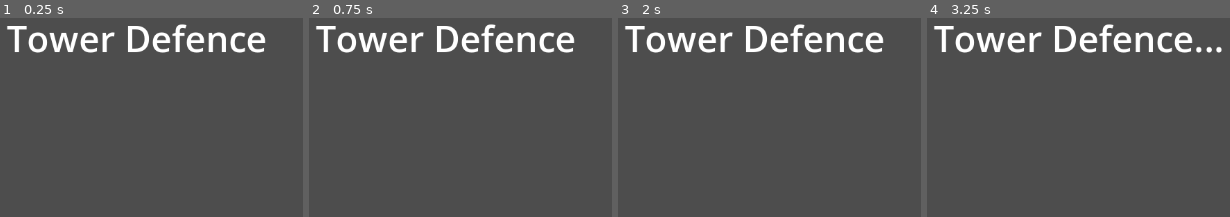
Above: before the commit, frames 1-4 (left to right).
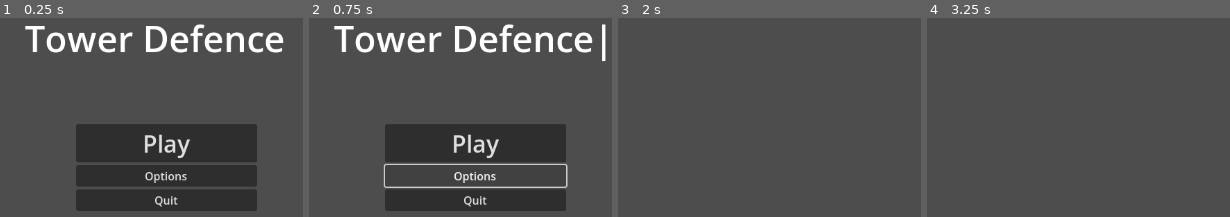
Above: after the commit, the same moments.

Repository: parazit1k/TowerDefence
Game: Godot game, scene res://start_screen.tscn
Same seed, same stepped clock (60 frames per second), same inputs: the game is played once before the commit and once after it.
Inputs (mouse positions are in pixels of both pictures, inside the frame that each line leads up to):
- Up to frame 1 (0.25 s): no input
- Up to frame 2 (0.75 s): click (475, 175) at 0.5 s, where only the run after the commit has a clickable "Options"
- Up to frame 3 (2 s): click (784, 143) at 1.25 s, where only the run after the commit has a clickable "Play"
- Up to frame 4 (3.25 s): click (1093, 41) at 2.02 s

The runs differ from the first frame. In frame 1, 30% of the frame differs, in the area x 2-94%, y 3-97%; in frame 2, 25%; in frame 3, 4.4%; in frame 4, 4.5%.

Commit message:
some changes

Diff:
--- /dev/null
+++ b/enemy.gd
@@ -0,0 +1,12 @@
+extends Node2D
+
+@export var speed = 1
+
+# Called when the node enters the scene tree for the first time.
+func _ready():
+	pass # Replace with function body.
+
+
+# Called every frame. 'delta' is the elapsed time since the previous frame.
+func _process(delta):
+	get_parent().set_progress(get_parent().get_progress() + speed * delta)
--- /dev/null
+++ b/enemy.tscn
@@ -0,0 +1,19 @@
+[gd_scene load_steps=4 format=3 uid="uid://d0xcsj7q00bvc"]
+
+[ext_resource type="Script" path="res://enemy.gd" id="1_qabwc"]
+[ext_resource type="Texture2D" uid="uid://bhfyig2dsuf5n" path="res://icon.svg" id="2_t7fsh"]
+
+[sub_resource type="RectangleShape2D" id="RectangleShape2D_wx4qi"]
+size = Vector2(124, 124)
+
+[node name="enemy" type="Node2D"]
+script = ExtResource("1_qabwc")
+
+[node name="Area2D" type="Area2D" parent="."]
+scale = Vector2(10.1505, 8.03034)
+
+[node name="CollisionShape2D" type="CollisionShape2D" parent="Area2D"]
+shape = SubResource("RectangleShape2D_wx4qi")
+
+[node name="Sprite2D" type="Sprite2D" parent="Area2D"]
+texture = ExtResource("2_t7fsh")
--- /dev/null
+++ b/playing_area.gd
@@ -0,0 +1,18 @@
+extends Node2D
+
+@export var onScreen = false
+@export var enemy = preload("res://enemy.gd")
+
+@onready var spawner = $Path2D/PathFollow2D
+
+# Called when the node enters the scene tree for the first time.
+func _ready():
+	pass # Replace with function body.
+
+
+# Called every frame. 'delta' is the elapsed time since the previous frame.
+func _process(delta):
+	if not onScreen:
+		print("spawned")
+		spawner.add_child(enemy.new())
+		onScreen = true
--- /dev/null
+++ b/playing_area.tscn
@@ -0,0 +1,21 @@
+[gd_scene load_steps=3 format=3 uid="uid://dwxfvhhped86u"]
+
+[ext_resource type="Script" path="res://playing_area.gd" id="1_bh1q8"]
+
+[sub_resource type="Curve2D" id="Curve2D_rl7p6"]
+_data = {
+"points": PackedVector2Array(0, 0, 0, 0, 79, 67, 0, 0, 0, 0, 0, 0)
+}
+point_count = 2
+
+[node name="playingArea" type="Node2D"]
+script = ExtResource("1_bh1q8")
+
+[node name="Path2D" type="Path2D" parent="."]
+scale = Vector2(11.5316, 8.02985)
+curve = SubResource("Curve2D_rl7p6")
+
+[node name="PathFollow2D" type="PathFollow2D" parent="Path2D"]
+position = Vector2(51.9707, 44.0764)
+rotation = -2.4382
+progress = 35.457
--- a/project.godot
+++ b/project.godot
@@ -14,3 +14,7 @@
 run/main_scene="res://start_screen.tscn"
 config/features=PackedStringArray("4.1", "Forward Plus")
 config/icon="res://icon.svg"
+
+[display]
+
+window/stretch/aspect="expand"
--- a/start_screen.gd
+++ b/start_screen.gd
@@ -16,7 +16,7 @@
 	pass
 
 func _do_lines():
-	await get_tree().create_timer(0.3).timeout
+	await get_tree().create_timer(0.5).timeout
 	if do_line:
 		if line:
 			title.text = title.text.substr(0, title.text.length() - 1)
@@ -52,3 +52,7 @@
 
 	titleButton.disabled = false
 	do_line = true
+
+
+func _on_button_pressed():
+	get_tree().change_scene_to_file("res://playing_area.tscn")
--- a/start_screen.tscn
+++ b/start_screen.tscn
@@ -13,9 +13,9 @@
 
 [node name="game_title" type="Label" parent="."]
 layout_mode = 0
-offset_left = 337.0
+offset_left = 363.0
 offset_top = 105.0
-offset_right = 803.0
+offset_right = 830.0
 offset_bottom = 226.0
 theme_override_font_sizes/font_size = 52
 text = "Tower Defence"
@@ -23,10 +23,39 @@
 
 [node name="title_button" type="Button" parent="game_title"]
 self_modulate = Color(1, 1, 1, 0)
+layout_mode = 1
+anchors_preset = 8
+anchor_left = 0.5
+anchor_top = 0.5
+anchor_right = 0.5
+anchor_bottom = 0.5
+offset_left = -254.5
+offset_top = -60.5
+offset_right = 187.5
+offset_bottom = 68.5
+grow_horizontal = 2
+grow_vertical = 2
+
+[node name="VBoxContainer" type="VBoxContainer" parent="."]
 layout_mode = 0
-offset_left = 11.0
-offset_top = 2.0
-offset_right = 453.0
-offset_bottom = 131.0
+offset_left = 437.0
+offset_top = 289.0
+offset_right = 698.0
+offset_bottom = 559.0
+
+[node name="start" type="Button" parent="VBoxContainer"]
+layout_mode = 2
+theme_override_font_sizes/font_size = 34
+text = "Play"
+
+[node name="Button2" type="Button" parent="VBoxContainer"]
+layout_mode = 2
+text = "Options"
+
+[node name="Button3" type="Button" parent="VBoxContainer"]
+layout_mode = 2
+text = "Quit
+"
 
 [connection signal="pressed" from="game_title/title_button" to="." method="_on_title_button_pressed"]
+[connection signal="pressed" from="VBoxContainer/start" to="." method="_on_button_pressed"]
